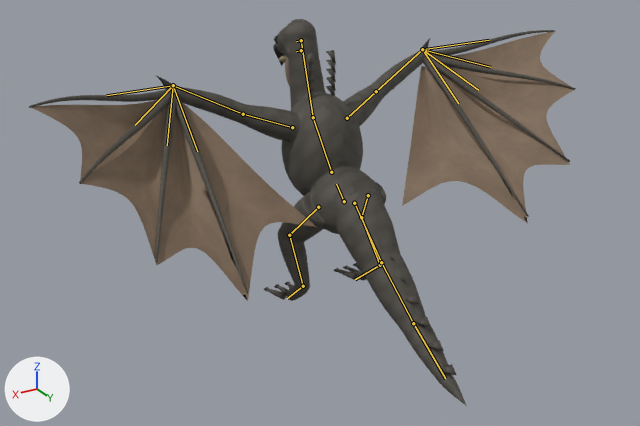
What one commit did to the glTF model outputs/AshenOathTheRoadBetweenCrowns/assets_external/design_pack_v1/creatures/M07_Ashwing_Carrion_Drake.glb.
The view is the same before and after, from a 50 mm camera at (6.5, 10.59, 6.74) aimed at (0.63, 0.81, 1.85). The axes (+X, +Y, +Z) are drawn at lower left. The lights are the same throughout. The first picture is the older version. Both versions are drawn at frame 108 of the action 'Sleep'; the numbers are the values there. The bones that change, and the others that lie on the model, are drawn over the model as lines.

In view in the first picture: 'M07_CompiledPrivateBody'.
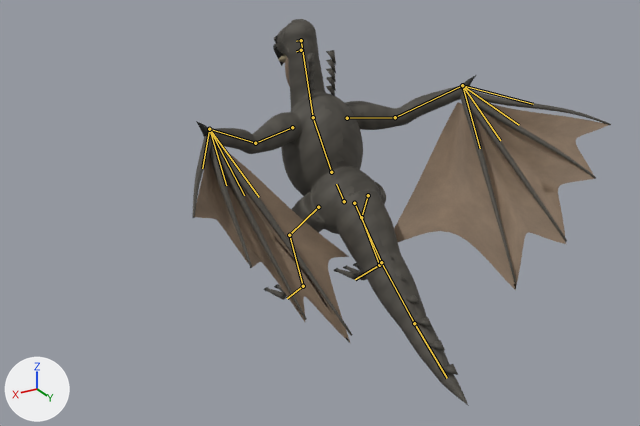
Pixel boxes (x1, y1, x2, y2) of what changed, in the pictures (640 x 426 px):
'M07_CompiledPrivateBody', posed (23% narrower): before (29, 19, 576, 405); after (192, 19, 611, 406)
bone 'Wing1_0', root to tip: before (292, 127) to (243, 114); after (292, 127) to (255, 143)
bone 'Wing1_1', root to tip: before (243, 114) to (173, 85); after (255, 143) to (209, 129)
bone 'WingFinger1_0', root to tip: before (173, 85) to (106, 95); after (209, 129) to (202, 168)
bone 'WingFinger1_1', root to tip: before (173, 85) to (135, 125); after (209, 129) to (226, 185)
bone 'WingFinger1_2', root to tip: before (173, 85) to (167, 145); after (209, 129) to (244, 195)
bone 'WingFinger1_3', root to tip: before (173, 85) to (197, 151); after (209, 129) to (259, 197)
bone 'Wing-1_0', root to tip: before (347, 118) to (376, 91); after (347, 118) to (395, 117)
bone 'Wing-1_1', root to tip: before (376, 91) to (422, 49); after (395, 117) to (462, 85)
bone 'WingFinger-1_0', root to tip: before (422, 49) to (489, 40); after (462, 85) to (533, 104)
bone 'WingFinger-1_1', root to tip: before (422, 49) to (490, 67); after (462, 85) to (519, 125)
bone 'WingFinger-1_2', root to tip: before (422, 49) to (478, 90); after (462, 85) to (500, 140)
bone 'WingFinger-1_3', root to tip: before (422, 49) to (458, 103); after (462, 85) to (480, 148)

The change in detail:
Bone 'Wing1_0' (bone_wing1_0) turns from (0, 0, 0) to (-34, 7, 22) degrees about its own x, y and z.
Bone 'Wing1_1' (bone_wing1_1) turns from (1, 0, 0) to (20, -7, 10) degrees about its own x, y and z.
Bone 'WingFinger1_0' (bone_wingfinger1_0) turns from (0, 0, 0) to (-7, 0, 8) degrees about its own x, y and z.
Bone 'WingFinger1_1' (bone_wingfinger1_1) turns from (0, 0, 0) to (-2, 0, 3) degrees about its own x, y and z.
Bone 'WingFinger1_2' (bone_wingfinger1_2) turns from (0, 0, 0) to (2, 0, -3) degrees about its own x, y and z.
Bone 'WingFinger1_3' (bone_wingfinger1_3) turns from (0, 0, 0) to (3, 0, -10) degrees about its own x, y and z.
Bone 'Wing-1_0' (bone_wing_1_0) turns from (0, 0, 0) to (-34, -7, -22) degrees about its own x, y and z.
Bone 'Wing-1_1' (bone_wing_1_1) turns from (1, 0, 0) to (20, 7, -10) degrees about its own x, y and z.
Bone 'WingFinger-1_0' (bone_wingfinger_1_0) turns from (0, 0, 0) to (-7, 0, -8) degrees about its own x, y and z.
Bone 'WingFinger-1_1' (bone_wingfinger_1_1) turns from (0, 0, 0) to (-2, 0, -3) degrees about its own x, y and z.
Bone 'WingFinger-1_2' (bone_wingfinger_1_2) turns from (0, 0, 0) to (2, 0, 3) degrees about its own x, y and z.
Bone 'WingFinger-1_3' (bone_wingfinger_1_3) turns from (0, 0, 0) to (3, 0, 10) degrees about its own x, y and z.
